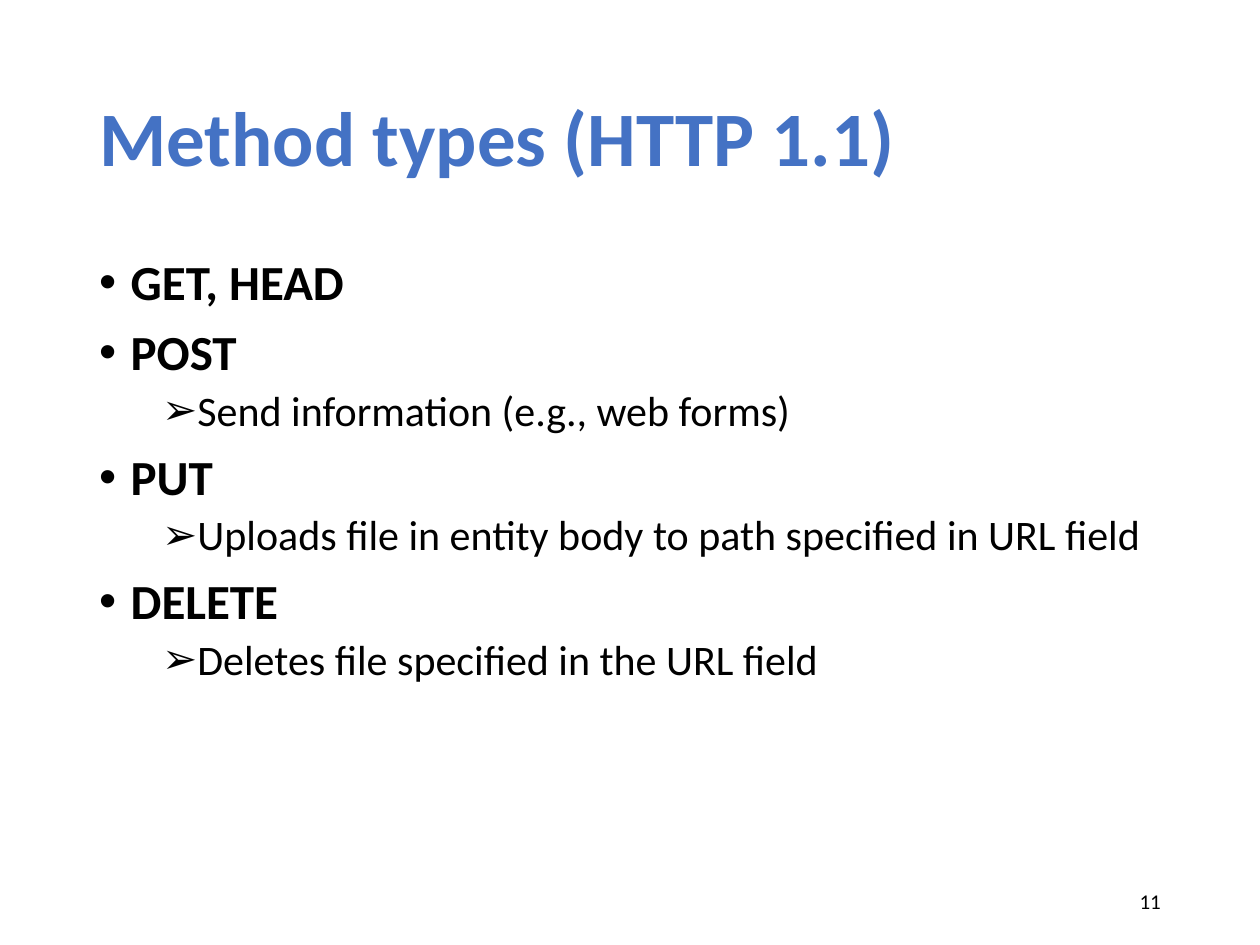
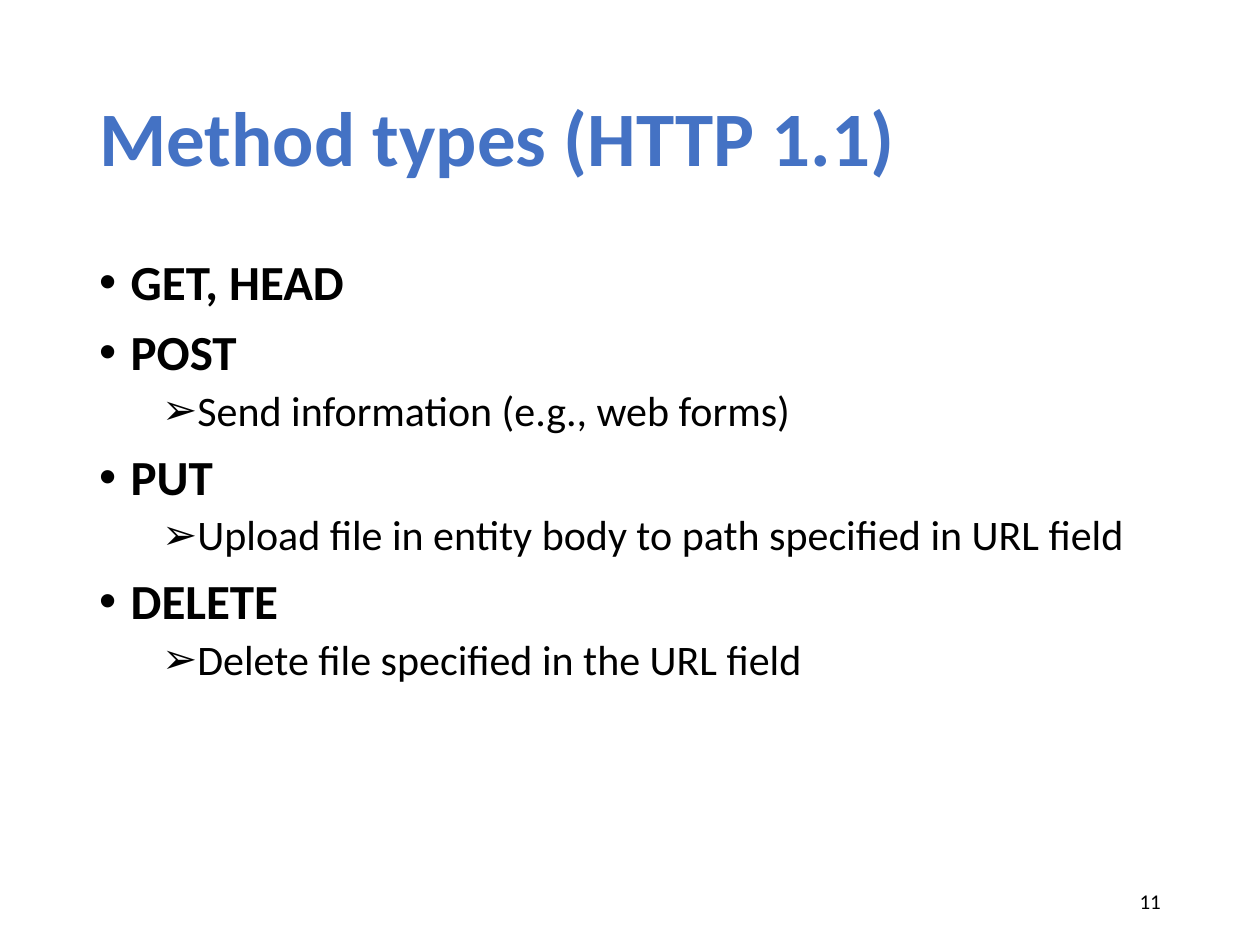
Before and after one commit to xinjin/course-net, a slide deck: slide 11 of slides/lec04_web.pptx. Drawn at 1260x945 pixels with LibreOffice and Linux fonts; fonts in the diff are those of the drawing. Boxes give left, top, right and bottom in pixels: in the first picture for what was removed or moved away, otherwise in the second. Text is boxed around its words. In the diff, an @@ line names an element or a change of style, - is before the commit and + after.

```diff
--- a/slides/lec04_web.pptx
+++ b/slides/lec04_web.pptx
@@ text at bbox=[197, 520, 1124, 557]: text changed @@
-  ➢ Uploads file in entity body to path specified in URL field
+  ➢ Upload file in entity body to path specified in URL field
@@ text at bbox=[197, 645, 802, 682]: text changed @@
-  ➢ Deletes file specified in the URL field
+  ➢ Delete file specified in the URL field
```
Also in this commit, not shown: 4 other slides changed, 1 slide added, 9 slides removed, 2 other files.
